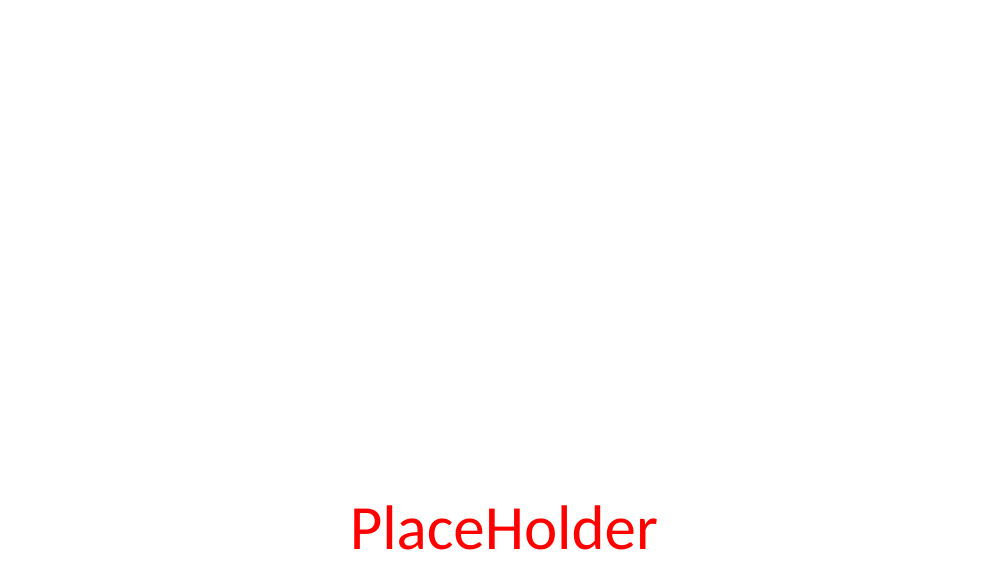
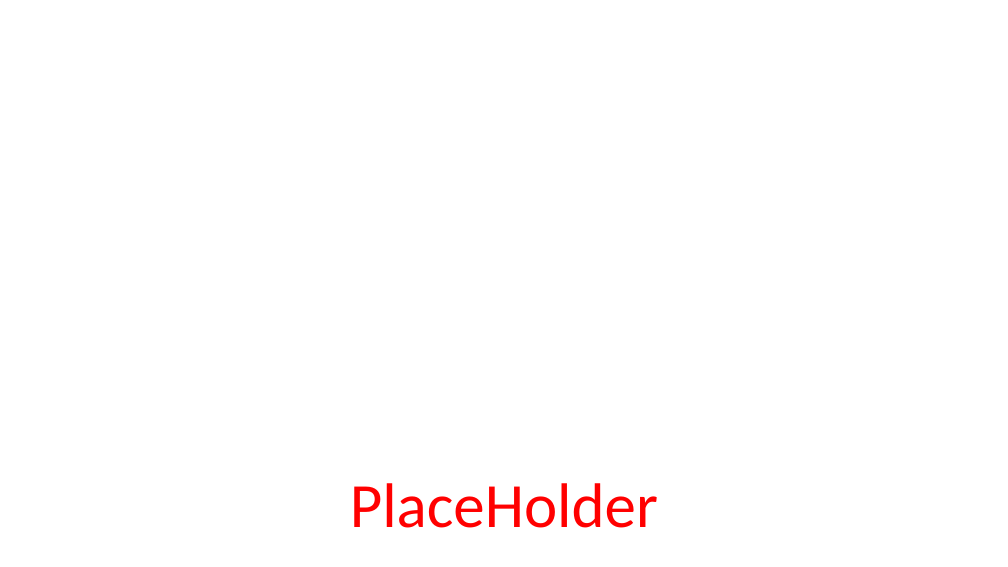
Before and after one commit to Marco-Gomes-BBD/Grad23-BattleDex, a slide deck: slide 1 of Resources/template.pptx. Drawn at 1008x567 pixels with LibreOffice and Linux fonts; fonts in the diff are those of the drawing; background and template pictures are left out. Boxes give left, top, right and bottom in pixels: in the first picture for what was removed or moved away, otherwise in the second. Text is boxed around its words. In the diff, an @@ line names an element or a change of style, - is before the commit and + after.

```diff
--- a/Resources/template.pptx
+++ b/Resources/template.pptx
@@ title "PlaceHolder" at [350, 483, 658, 528]: vertical alignment bottom to middle @@
```
Also in this commit, not shown: 1 other file.
